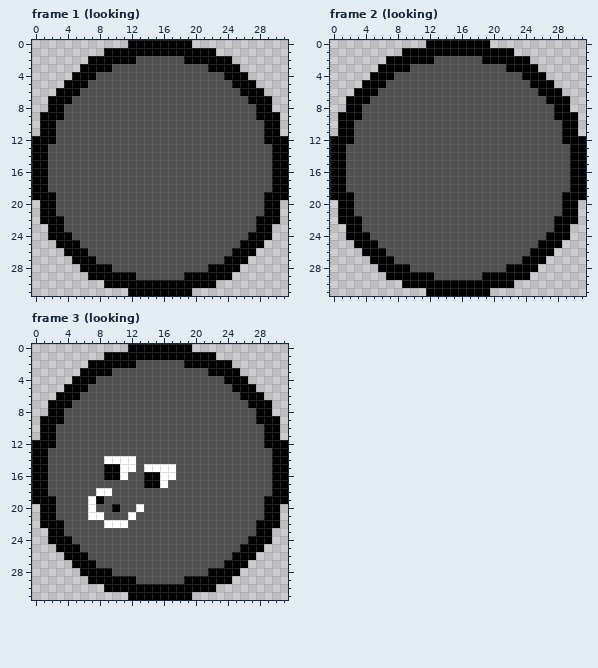
A pixel-art file gets an edit: advsem-slender/art/2d/characters/icons/peggle_dragon.aseprite. Above: the version before the commit.
32x32 pixels, 3 frames. Shown: frame 1 (looking), frame 2 (looking), frame 3 (looking).
New version:
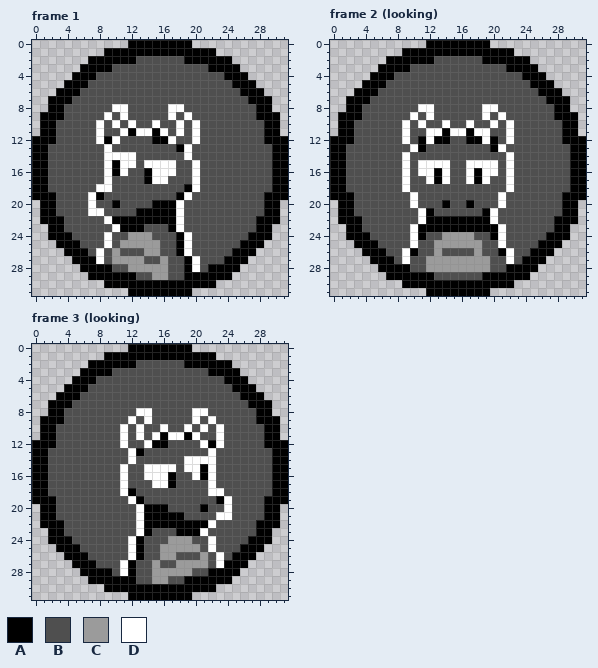
Palette (. is transparent): A #000000  B #4f4f4f  C #9b9b9b  D #ffffff
What changed:
Changed rows in their new state; - is an unchanged pixel.
Frame 1, layers "Layer 1", "Layer 4", "Layer 3":
first column x 7:
 8 ---DD-----DD--
 9 --D-D-----D-D-
10 -D-D-D--D--D-D
11 -D--DADDAD-D-D
12 -DAD----AAD--D
13 --D--------AD-
14 --DDDD------D-
15 --DADD-DDDD--D
16 --DAD--ADDD--D
17 --D----ADD---D
18 -DD---------AD
19 DA---------AD-
20 D--A----AAAD--
21 DD----AAAAAD--
22 --DAAAAAAAAD--
23 ---DAAA---AD--
24 --D--CCC---AD-
25 --D-CCCCC--AD-
26 -D-C---CC--AD-
27 -D-CCCC--C--AD
28 -----CCCCC--AD
29 --------CC----
Frame 2 (looking), layer "Layer 1":
first column x 9:
 8 --DD------DD--
 9 -D-D------D-D-
10 D-D--D--D--D-D
11 D--DDADDADD--D
12 D-ADAA--AADA-D
13 -DA--------AD-
14 D------------D
15 D-DDDD--DDDD-D
16 D-DDAD--DADD-D
17 D--DAD--DAD--D
18 D------------D
19 -D----------D-
20 -D---A--A---D-
21 --DA------AD--
22 --DAAAAAAAAD--
23 -DAAAAAAAAAAD-
24 -DA--CCCC--AD-
25 -D--CCCCCC--D-
26 DA--C----C--AD
27 D--CCCCCCCC--D
28 ---CCCCCCCC---
Frame 3 (looking), layers "Layer 1", "Layer 4", "Layer 3":
first column x 7:
 8 ------DD-----DD---
 9 -----D-D-----D-D--
10 ----D-D--D--D-D-D-
11 ----D-D-DADDAD--D-
12 ----D--DAA----DAD-
13 -----DA--------D--
14 --BBB-------DDDD--
15 --BB-B------DDAD--
16 --BB---DD-A--DAD--
17 ----D--BD-A----D--
18 -BB-DA---------DD-
19 BB---DA---------AD
20 B--B---AAA----A--D
21 BB---BDAAAAA----DD
22 --BBB-DAAAAAAAAD--
23 ------DA---AAAD---
24 -----DA---CCC--D--
25 -----DA--CCCCC-D--
26 -----DA--CC---C-D-
27 ----DA--C--CCCC-D-
28 ----DA--CCCCC-----
29 --------CC--------
Where, in picture pixels (left, top, right, bottom), the same in both pictures:
changed: (88, 104, 200, 280)
changed: (402, 104, 514, 272)
changed: (88, 408, 232, 584)
